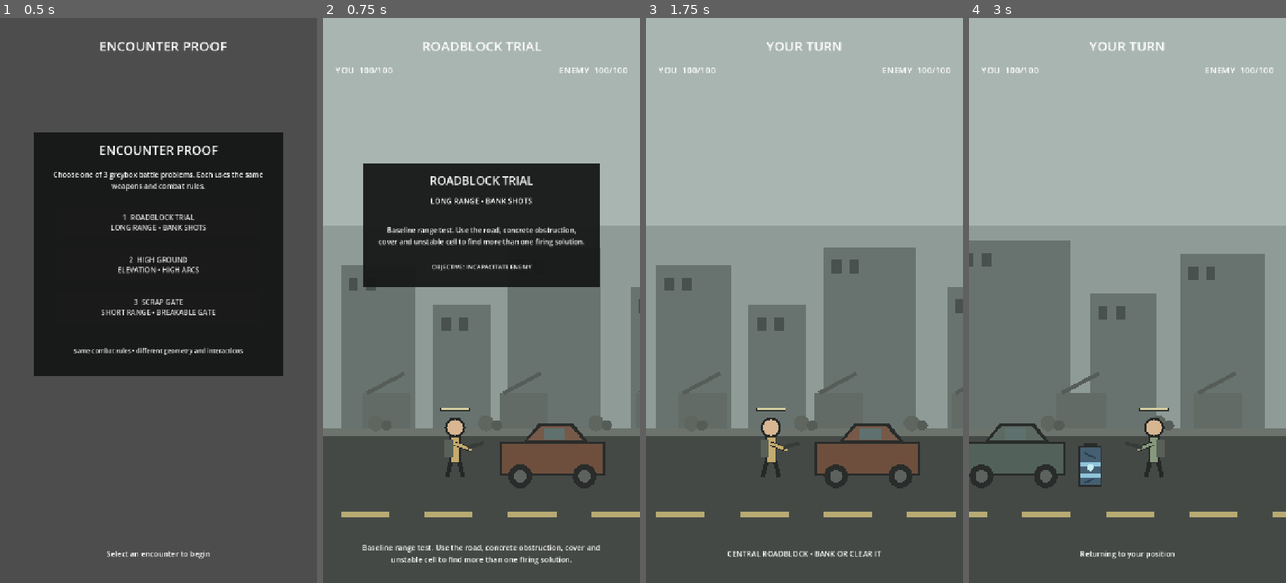
Above: before the commit, frames 1-4 (left to right).
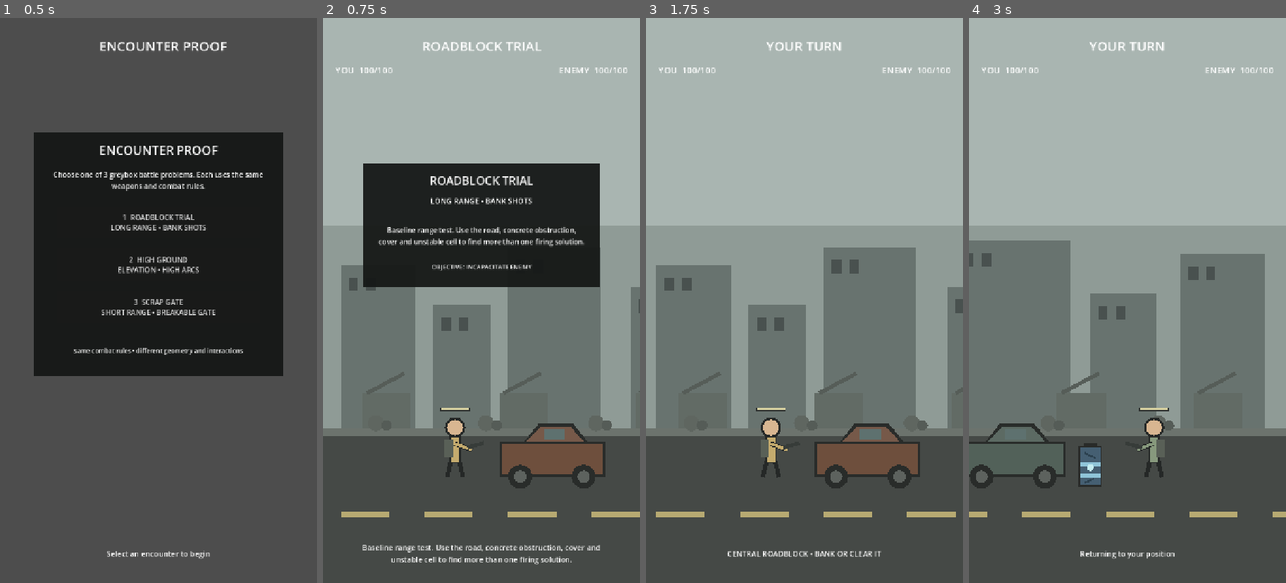
Above: after the commit, the same moments.

Repository: phantompixel-developer/FortKnocks
Game: Godot game, scene res://game/battle/battle.tscn
The game is run twice, just before and just after one commit, with the same random seed, the same clock (stepped at 60 frames per second) and the same inputs. This scene is started directly instead of the project's main scene.
Inputs (mouse positions are in pixels of both pictures, inside the frame that each line leads up to):
- Up to frame 1 (0.5 s): no input
- Up to frame 2 (0.75 s): click "1 ROADBLOCK TRIAL LONG RANGE …" at 0.5 s
- Up to frame 3 (1.75 s): tap Enter at 1.25 s; move the mouse to (874, 272) at 1.27 s; click (874, 272) at 1.42 s
- Up to frame 4 (3 s): drag from (1064, 328) to (1111, 413) at 2.02 s; move the mouse to (1159, 176) at 2.77 s; click (1159, 176) at 2.92 s

Frame 1 is identical in both runs. In frame 2, 0.2% of the frame differs, in the area x 55-90%, y 72-84%; in frame 3, 0.2%, in the area x 53-87%, y 71-84%; in frame 4, 0.2%.

Commit message:
feat: configure player cover from combat platform profile

Diff:
--- a/game/battle/destructible_cover.gd
+++ b/game/battle/destructible_cover.gd
@@ -11,9 +11,37 @@
 var health := 150
 var is_destroyed := false
 var _reaction_tween: Tween
+var _body_size := Vector2(240.0, 95.0)
+var _visual_profile := 0
 
 func _ready() -> void:
 	health = max_health
+	_sync_body_size_from_collision()
+	queue_redraw()
+
+func configure_platform(definition: CombatPlatformDefinition) -> void:
+	if definition == null:
+		return
+
+	max_health = maxi(1, definition.cover_health)
+	health = max_health
+	is_destroyed = false
+	body_color = definition.cover_color
+	_body_size = definition.cover_size
+	_visual_profile = definition.visual_profile
+	collision_layer = 1
+	collision_mask = 1
+
+	var collision_shape := $CollisionShape2D as CollisionShape2D
+	if collision_shape != null:
+		var rectangle := collision_shape.shape as RectangleShape2D
+		if rectangle != null:
+			var unique_rectangle := rectangle.duplicate() as RectangleShape2D
+			unique_rectangle.size = _body_size
+			collision_shape.shape = unique_rectangle
+		collision_shape.set_deferred("disabled", false)
+
+	health_changed.emit(health, max_health)
 	queue_redraw()
 
 func apply_hit(damage: int, impulse: Vector2, _hit_position: Vector2) -> void:
@@ -44,6 +72,14 @@
 		return 1
 	return 0
 
+func _sync_body_size_from_collision() -> void:
+	var collision_shape := get_node_or_null("CollisionShape2D") as CollisionShape2D
+	if collision_shape == null:
+		return
+	var rectangle := collision_shape.shape as RectangleShape2D
+	if rectangle != null:
+		_body_size = rectangle.size
+
 func _play_hit_reaction(impulse: Vector2) -> void:
 	if _reaction_tween != null and _reaction_tween.is_running():
 		_reaction_tween.kill()
@@ -68,59 +104,114 @@
 	var darkening := float(stage) * 0.12
 	var shell := body_color.darkened(darkening)
 	var outline := Color("292c2a")
-
-	draw_rect(Rect2(-120, -40, 240, 78), outline)
-	draw_rect(Rect2(-115, -36, 230, 68), shell)
-	draw_polygon(
-		PackedVector2Array([
-			Vector2(-64, -40),
-			Vector2(-30, -82),
-			Vector2(48, -82),
-			Vector2(82, -40),
+	var width := _body_size.x
+	var half_width := width * 0.5
+	var body_height := maxf(68.0, _body_size.y - 17.0)
+	var body_top := -body_height * 0.5
+
+	draw_rect(Rect2(-half_width, body_top, width, body_height), outline)
+	draw_rect(Rect2(-half_width + 5.0, body_top + 4.0, width - 10.0, body_height - 10.0), shell)
+
+	if _visual_profile == 1:
+		_draw_sedan_cabin(shell, outline, half_width, body_top)
+	elif _visual_profile == 2:
+		_draw_pickup_cabin(shell, outline, half_width, body_top)
+	else:
+		_draw_compact_cabin(shell, outline, body_top)
+
+	var wheel_y := body_top + body_height
+	var wheel_offset := half_width - 48.0
+	draw_circle(Vector2(-wheel_offset, wheel_y), 27, outline)
+	draw_circle(Vector2(wheel_offset, wheel_y), 27, outline)
+	draw_circle(Vector2(-wheel_offset, wheel_y), 14, Color("5d625e"))
+	draw_circle(Vector2(wheel_offset, wheel_y), 14, Color("5d625e"))
+
+	if stage >= 1:
+		draw_line(Vector2(-half_width + 72.0, body_top + 10.0), Vector2(-15.0, 5.0), Color("333735"), 5.0)
+		draw_line(Vector2(30.0, body_top - 25.0), Vector2(12.0, body_top - 2.0), Color("b4b9a6"), 3.0)
+	if stage >= 2:
+		draw_line(Vector2(half_width - 84.0, body_top + 8.0), Vector2(half_width - 34.0, wheel_y - 14.0), Color("333735"), 7.0)
+		draw_line(Vector2(-half_width + 20.0, body_top + 18.0), Vector2(-half_width + 68.0, wheel_y - 12.0), Color("333735"), 6.0)
+		draw_rect(Rect2(half_width - 62.0, body_top + 14.0, 48.0, 10.0), Color("343735"))
+
+func _draw_compact_cabin(shell: Color, outline: Color, body_top: float) -> void:
+	draw_polygon(
+		PackedVector2Array([
+			Vector2(-64, body_top),
+			Vector2(-30, body_top - 42),
+			Vector2(48, body_top - 42),
+			Vector2(82, body_top),
 		]),
 		PackedColorArray([outline])
 	)
 	draw_polygon(
 		PackedVector2Array([
-			Vector2(-57, -42),
-			Vector2(-25, -75),
-			Vector2(42, -75),
-			Vector2(72, -42),
+			Vector2(-57, body_top - 2),
+			Vector2(-25, body_top - 35),
+			Vector2(42, body_top - 35),
+			Vector2(72, body_top - 2),
 		]),
 		PackedColorArray([shell.lightened(0.06)])
 	)
-
-	var window_color := Color("5e716f")
-	if stage >= 1:
-		window_color = Color("333a38")
-	draw_rect(Rect2(-18, -70, 48, 24), window_color)
-
-	draw_circle(Vector2(-72, 38), 27, outline)
-	draw_circle(Vector2(74, 38), 27, outline)
-	draw_circle(Vector2(-72, 38), 14, Color("5d625e"))
-	draw_circle(Vector2(74, 38), 14, Color("5d625e"))
-
-	if stage >= 1:
-		draw_line(Vector2(-28, -33), Vector2(5, 5), Color("333735"), 5.0)
-		draw_line(Vector2(28, -71), Vector2(12, -48), Color("b4b9a6"), 3.0)
-	if stage >= 2:
-		draw_line(Vector2(40, -34), Vector2(84, 18), Color("333735"), 7.0)
-		draw_line(Vector2(-102, -22), Vector2(-58, 22), Color("333735"), 6.0)
-		draw_rect(Rect2(62, -30, 48, 10), Color("343735"))
-		draw_circle(Vector2(74, 38), 17, Color("343735"))
+	draw_rect(Rect2(-18, body_top - 30, 48, 24), Color("5e716f"))
+
+func _draw_sedan_cabin(shell: Color, outline: Color, half_width: float, body_top: float) -> void:
+	draw_polygon(
+		PackedVector2Array([
+			Vector2(-half_width + 62.0, body_top),
+			Vector2(-half_width + 105.0, body_top - 48.0),
+			Vector2(half_width - 80.0, body_top - 48.0),
+			Vector2(half_width - 34.0, body_top),
+		]),
+		PackedColorArray([outline])
+	)
+	draw_polygon(
+		PackedVector2Array([
+			Vector2(-half_width + 70.0, body_top - 3.0),
+			Vector2(-half_width + 110.0, body_top - 40.0),
+			Vector2(half_width - 85.0, body_top - 40.0),
+			Vector2(half_width - 42.0, body_top - 3.0),
+		]),
+		PackedColorArray([shell.lightened(0.07)])
+	)
+	draw_line(Vector2(0, body_top - 40.0), Vector2(0, body_top - 4.0), Color("303634"), 5.0)
+	draw_rect(Rect2(-half_width + 118.0, body_top - 34.0, 72.0, 27.0), Color("5a6c68"))
+	draw_rect(Rect2(12.0, body_top - 34.0, half_width - 105.0, 27.0), Color("5a6c68"))
+
+func _draw_pickup_cabin(shell: Color, outline: Color, half_width: float, body_top: float) -> void:
+	draw_polygon(
+		PackedVector2Array([
+			Vector2(-half_width + 46.0, body_top),
+			Vector2(-half_width + 80.0, body_top - 48.0),
+			Vector2(-10.0, body_top - 48.0),
+			Vector2(24.0, body_top),
+		]),
+		PackedColorArray([outline])
+	)
+	draw_polygon(
+		PackedVector2Array([
+			Vector2(-half_width + 54.0, body_top - 3.0),
+			Vector2(-half_width + 86.0, body_top - 40.0),
+			Vector2(-16.0, body_top - 40.0),
+			Vector2(16.0, body_top - 3.0),
+		]),
+		PackedColorArray([shell.lightened(0.06)])
+	)
+	draw_rect(Rect2(44.0, body_top + 5.0, half_width - 54.0, 18.0), shell.darkened(0.08))
 
 func _draw_rubble() -> void:
 	var rubble := body_color.darkened(0.4)
-	draw_polygon(
-		PackedVector2Array([
-			Vector2(-120, 35),
-			Vector2(-82, -5),
-			Vector2(-35, 18),
+	var half_width := _body_size.x * 0.5
+	draw_polygon(
+		PackedVector2Array([
+			Vector2(-half_width, 35),
+			Vector2(-half_width * 0.68, -5),
+			Vector2(-half_width * 0.30, 18),
 			Vector2(4, -22),
-			Vector2(55, 8),
-			Vector2(118, 32),
+			Vector2(half_width * 0.46, 8),
+			Vector2(half_width, 32),
 		]),
 		PackedColorArray([rubble])
 	)
-	draw_circle(Vector2(-68, 37), 20, Color("303331"))
-	draw_circle(Vector2(72, 38), 18, Color("303331"))
+	draw_circle(Vector2(-half_width + 52.0, 37), 20, Color("303331"))
+	draw_circle(Vector2(half_width - 52.0, 38), 18, Color("303331"))
